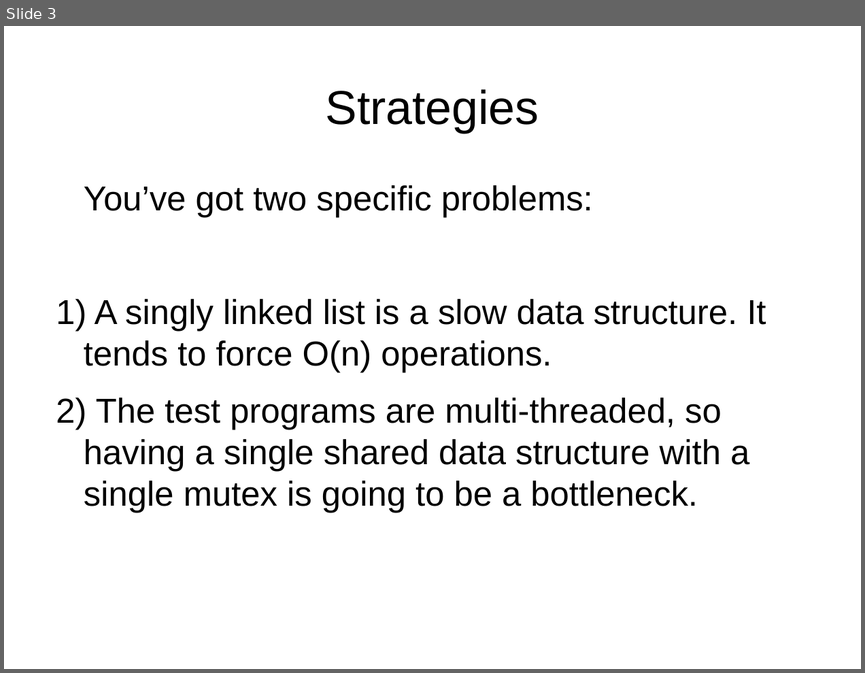
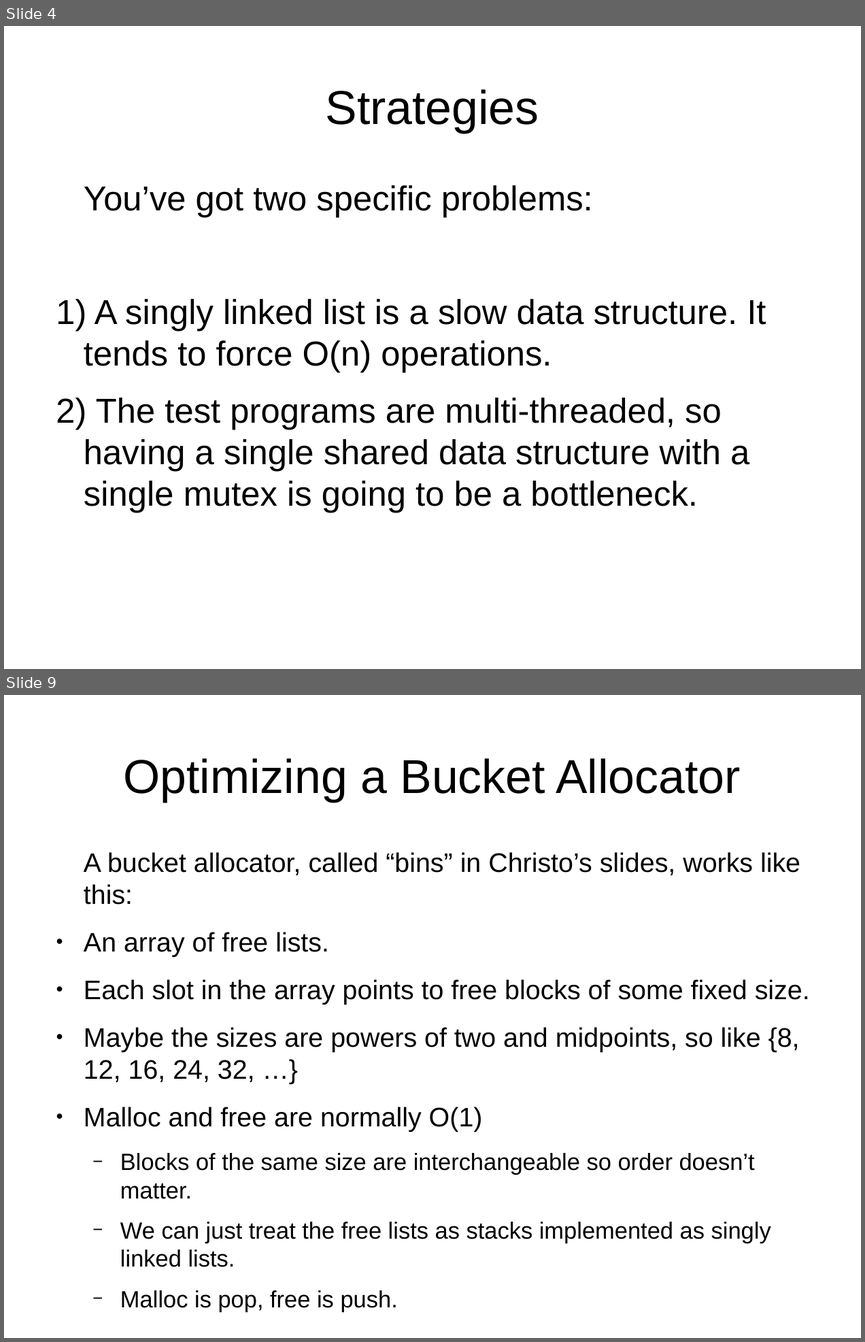
Before and after one commit to NatTuck/khoury-ntuck, a slide deck: courses/2020/01/cs3650/notes/18-advanced-malloc/ch02-hints.odp. Shown one above the other, each under a label of ours: slide 3 before the commit, slides 4 and 9 after it; the slides between them are not shown. The pictures are 865x673 and 865x1342 pixels, drawn with LibreOffice and Linux fonts; fonts in the diff are those of the drawing; background and template pictures are left out. Boxes give left, top, right and bottom in pixels: in the first picture for what was removed or moved away, otherwise in the second. Text is boxed around its words. In the diff, an @@ line names an element or a change of style, - is before the commit and + after.

```diff
--- a/courses/2020/01/cs3650/notes/18-advanced-malloc/ch02-hints.odp
+++ b/courses/2020/01/cs3650/notes/18-advanced-malloc/ch02-hints.odp
@@ slide 9 added at [4,695,861,1338], background #FFFFFF @@
@@ title added at [123,758,740,802], 44 pt, text #000000 @@
+Optimizing a Bucket Allocator
@@ text added at [84,852,810,1311], 24.8 pt, text #000000 @@
+A bucket allocator, called “bins” in Christo’s slides, works like this:
+● An array of free lists.
+● Each slot in the array points to free blocks of some fixed size.
+● Maybe the sizes are powers of two and midpoints, so like {8, 12, 16, 24, 32, …}
+● Malloc and free are normally O(1)
+  − Blocks of the same size are interchangeable so order doesn’t matter.
+  − We can just treat the free lists as stacks implemented as singly linked lists.
+  − Malloc is pop, free is push.
@@ what was slide 3 is now slide 4 @@
```
Also in this commit, not shown: 1 slide changed, 8 other slides added, 6 other files.
